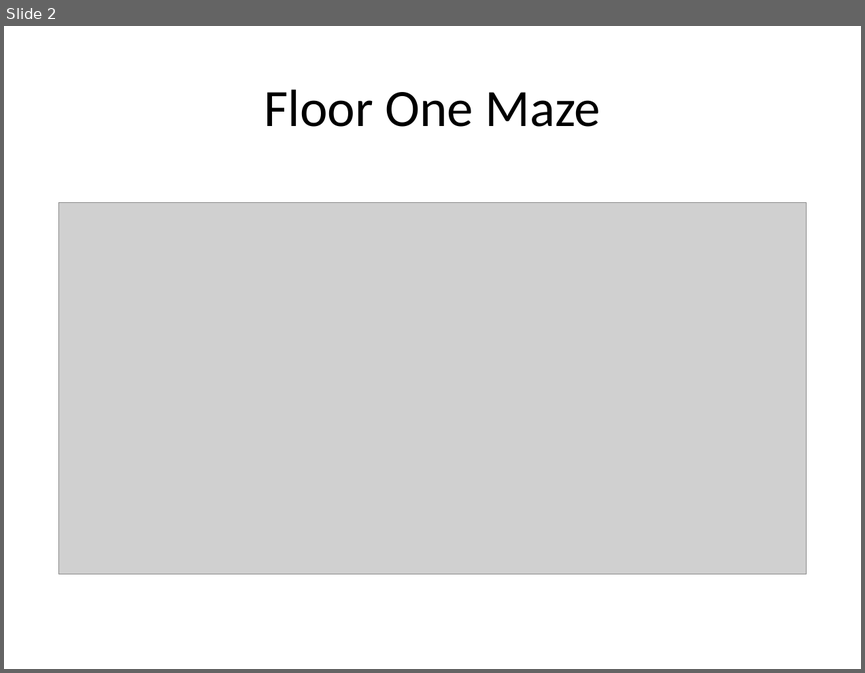
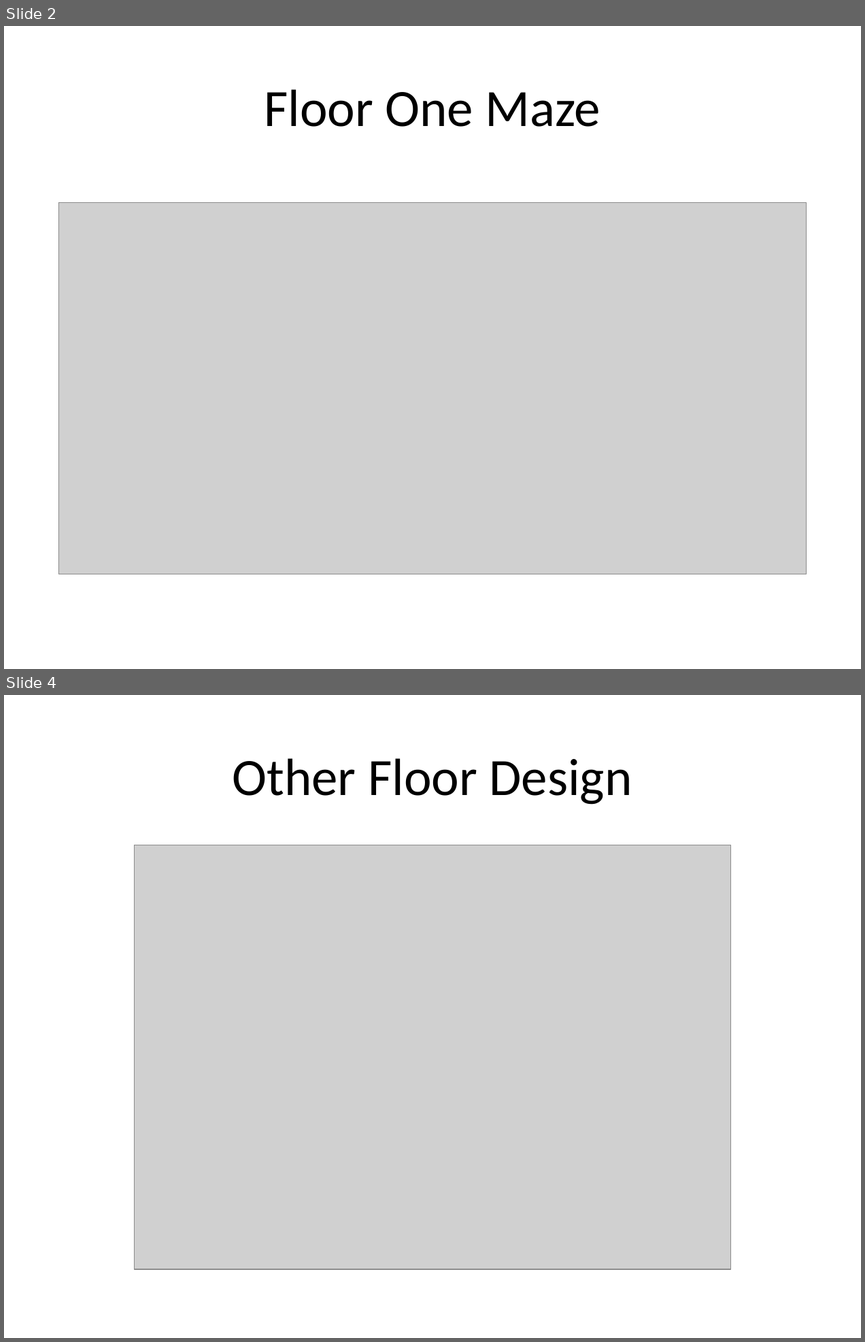
Before and after one commit to GuiltyKing12/Final-Project, a slide deck: Screen Sample for Final Project.pptx. Shown one above the other, each under a label of ours: slide 2 before the commit, slides 2 and 4 after it; the slides between them are not shown. The pictures are 865x673 and 865x1342 pixels, drawn with LibreOffice and Linux fonts; fonts in the diff are those of the drawing; grey boxes stand for pictures. Boxes give left, top, right and bottom in pixels: in the first picture for what was removed or moved away, otherwise in the second. Text is boxed around its words. In the diff, an @@ line names an element or a change of style, - is before the commit and + after.

```diff
--- a/Screen Sample for Final Project.pptx
+++ b/Screen Sample for Final Project.pptx
@@ slide 4 added at (4,695,861,1338), background #FFFFFF @@
@@ title added at (232,758,632,804), 44 pt, text #000000 @@
+Other Floor Design
@@ picture added at (135,845,730,1269) @@
```
Also in this commit, not shown: 1 other slide added.
